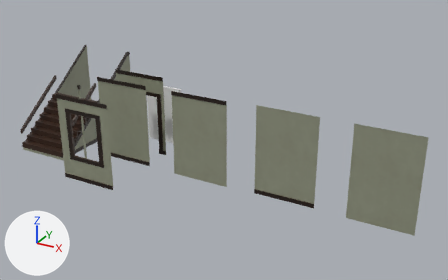
Renders of the Blender file resources/data/craftsmanWalls.blend from each side of a commit.
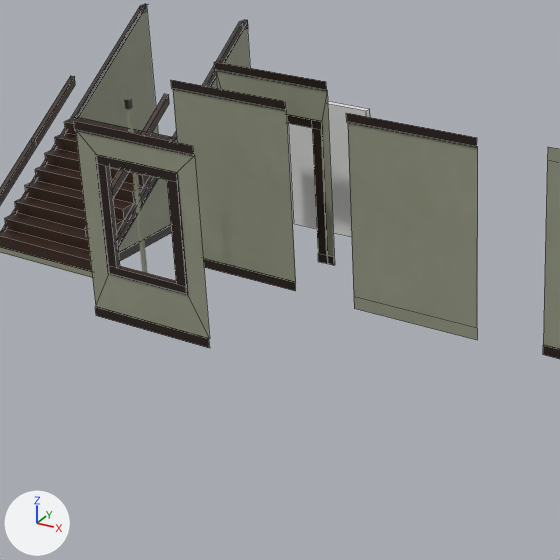
Each version appears first whole from a 50 mm camera at (12.5, -18.68, 9.4) aimed at (3.51, -2.33, 1.23), and next in a close-up on the part from 6% to 58% of the width and 15% to 100% of the height. Every picture has the same lights, and +X, +Y and +Z are marked at lower left. The close-ups show mesh edges as thin lines.

Script lines for the objects in view, before the commit:
```python
me_craftsmancorner = bpy.data.meshes.new('craftsmanCorner')
me_craftsmancorner.from_pydata(...)  # 24 vertices, 10 faces; spans x -1.0..-0.93, y 0.93..1.0, z 0.0..2.9
me_craftsmancorner.materials.append(mat_greenwallpaperplainwood_png)  # picture img_greenwallpaperplainwood_png
me_craftsmandoorway = bpy.data.meshes.new('craftsmanDoorway')
me_craftsmandoorway.from_pydata(...)  # 50 vertices, 28 faces; spans x -1.0..1.0, y 0.93..1.0, z 0.0..2.9
me_craftsmandoorway.materials.append(mat_greenwallpaperplainwood_png)  # picture img_greenwallpaperplainwood_png
me_craftsmanstairwallcornerright = bpy.data.meshes.new('craftsmanStairWallCornerRight')
me_craftsmanstairwallcornerright.from_pydata(...)  # 20 vertices, 8 faces; spans x -1.0..-0.93, y -1.0..1.0, z 0.0..1.5
me_craftsmanstairwallcornerright.materials.append(mat_greenwallpaperplainwood_png)  # picture img_greenwallpaperplainwood_png
ob_craftsmancorner = bpy.data.objects.new('craftsmanCorner', me_craftsmancorner)
ob_craftsmancorner.location = (0.0, -5.0, 0.0)
ob_craftsmandoorway = bpy.data.objects.new('craftsmanDoorway', me_craftsmandoorway)
ob_craftsmandoorway.location = (0.0, -3.0, 0.0)
ob_craftsmanstairwallcornerright = bpy.data.objects.new('craftsmanStairWallCornerRight', me_craftsmanstairwallcornerright)
ob_craftsmanstairwallcornerright.location = (-1.0, -3.0, 0.0)
# also in view: 'craftsmanStairWallSideLeft' at (-4.04, -1.0, 1.45); 'craftsmanDoor' at (0.28, -1.0, 1.08); 'craftsmanWall' at (0.0, -3.06, 1.45); 'craftsmanWallNoBaseboard' at (3.0, -3.06, 1.42); 'craftsmanWindowframe' at (0.0, -5.04, 1.45)
```
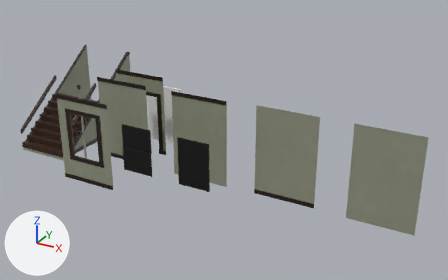
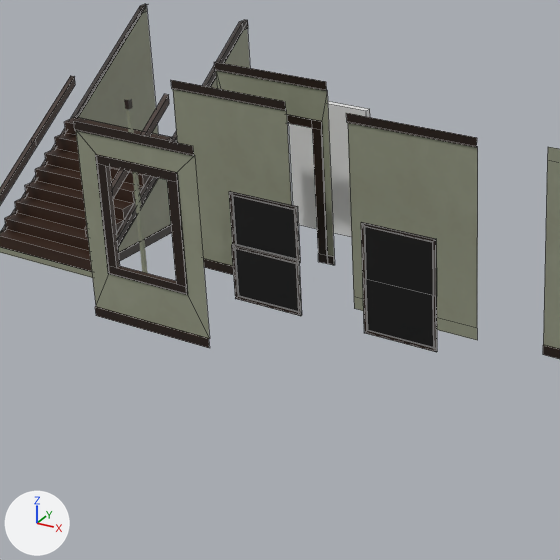
Commit message: Added windows V: but they're not transparent

Pixel boxes (x1, y1, x2, y2) of what changed, in the close-ups (560 x 560 px):
'craftsmanWindow', added (black)
    after: (361, 222, 437, 352)
'craftsmanWindowDouble', added (black)
    after: (229, 191, 302, 316)

The edits, one by one:
Mesh me_craftsmanwindowdouble is new.
It has 48 vertices, 36 faces and spans x -0.52..0.52, y 0.95..1.0, z 0.85..2.35.
It uses material mat_greenwallpaperplainwood_png (picture img_greenwallpaperplainwood_png).
Mesh me_craftsmanwindow is new.
It has 36 vertices, 28 faces and spans x -0.52..0.52, y 0.95..0.975, z 0.85..2.35.
It uses material mat_greenwallpaperplainwood_png (picture img_greenwallpaperplainwood_png).
Object 'craftsmanWindowDouble' (ob_craftsmanwindowdouble) is new; it shows me_craftsmanwindowdouble.
Its location is (2.0, -6.0, 0.0).
Object 'craftsmanWindow' (ob_craftsmanwindow) is new; it shows me_craftsmanwindow.
Its location is (4.0, -6.0, 0.0).
